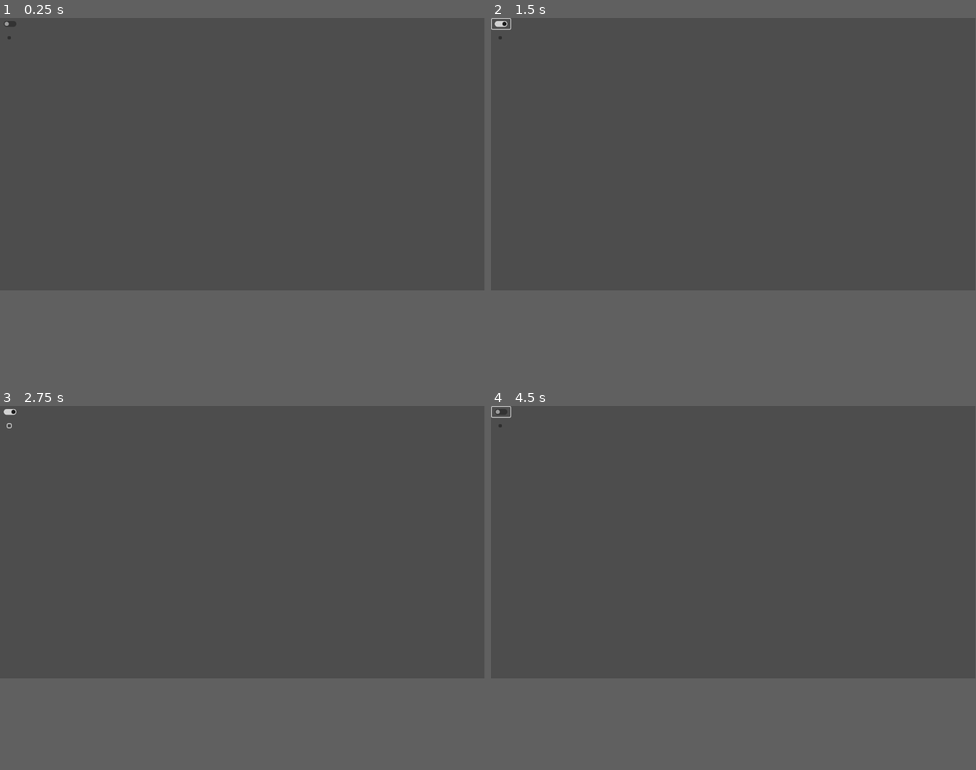
Above: before the commit, frames 1-4 (two rows, left to right).
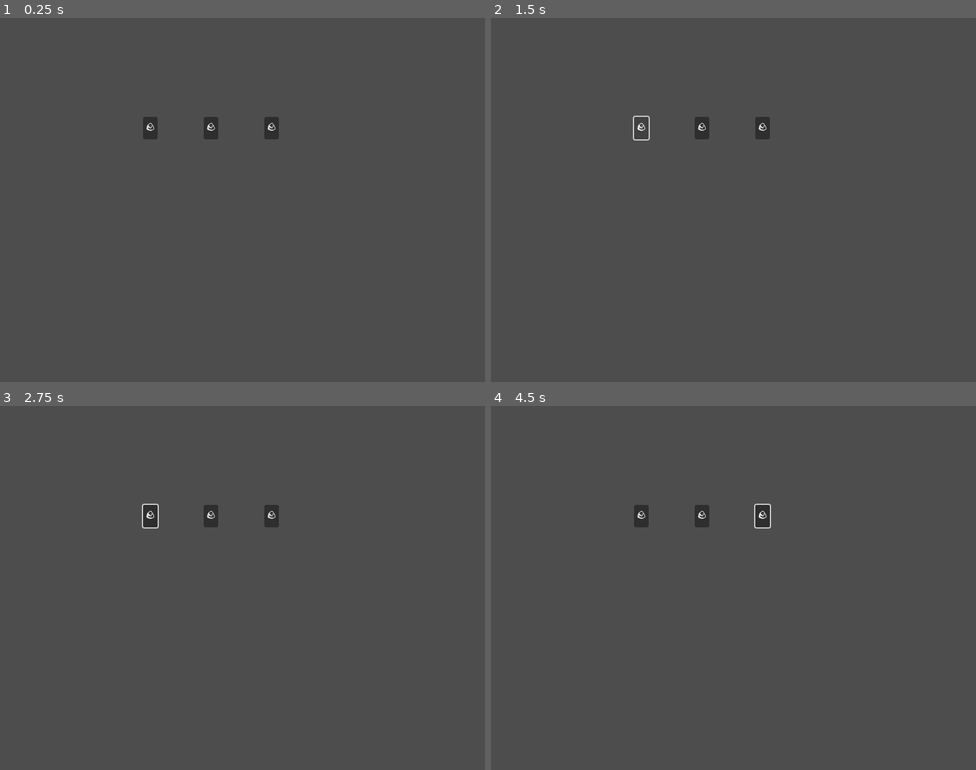
Above: after the commit, the same moments.

Repository: nightvision9944/dgj2025-grandmasters
Game: Godot game, scene res://main.tscn
Same seed, same stepped clock (60 frames per second), same inputs: the game is played once before the commit and once after it.
Inputs (mouse positions are in pixels of both pictures, inside the frame that each line leads up to):
- Up to frame 1 (0.25 s): no input
- Up to frame 2 (1.5 s): click (500, 25) at 0.52 s; click (641, 101) at 1.25 s, where only the run after the commit has a clickable "🪨"
- Up to frame 3 (2.75 s): click (9, 424) at 2.02 s
- Up to frame 4 (4.5 s): click (699, 489) at 2.75 s, where only the run after the commit has a clickable "🪨"; click (762, 489) at 3.5 s, where only the run after the commit has a clickable "🪨"; click (500, 413) at 4.27 s
In our replay, the window is 799x449 before the commit and 800x600 after it. These sizes can differ from the game's own. Grey fills any space a smaller window leaves; there, only what the larger window draws over its background counts as a difference.

The runs differ from the first frame. In frame 1, 0.6% of the frame differs, in the area x 1-58%, y 0-34%; in frame 2, 0.5%; in frame 3, 0.6%; in frame 4, 0.7%, in the area x 0-58%, y 0-34%.

Commit message:
layouts
doing some basic godot work

Diff:
--- a/game/main.tscn
+++ b/game/main.tscn
@@ -1,15 +1,26 @@
-[gd_scene format=3 uid="uid://bok2it05kyvfh"]
+[gd_scene load_steps=2 format=3 uid="uid://bok2it05kyvfh"]
+
+[ext_resource type="Script" path="res://scripts/rock.gd" id="1_7ochq"]
 
 [node name="main" type="Node2D"]
 
-[node name="CheckButton" type="CheckButton" parent="."]
-offset_left = 2.0
-offset_top = 2.0
-offset_right = 46.0
-offset_bottom = 26.0
+[node name="GridContainer" type="GridContainer" parent="."]
+offset_left = 236.0
+offset_top = 163.0
+offset_right = 430.0
+offset_bottom = 381.0
+size_flags_stretch_ratio = 2.3
+theme_override_constants/h_separation = 100
+columns = 3
 
-[node name="Button" type="Button" parent="."]
-offset_left = 18.0
-offset_top = 43.0
-offset_right = 26.0
-offset_bottom = 51.0
+[node name="Control" type="Control" parent="GridContainer"]
+layout_mode = 2
+script = ExtResource("1_7ochq")
+
+[node name="Control2" type="Control" parent="GridContainer"]
+layout_mode = 2
+script = ExtResource("1_7ochq")
+
+[node name="Control3" type="Control" parent="GridContainer"]
+layout_mode = 2
+script = ExtResource("1_7ochq")
--- a/game/project.godot
+++ b/game/project.godot
@@ -15,6 +15,11 @@
 config/features=PackedStringArray("4.2", "GL Compatibility")
 config/icon="res://icon.svg"
 
+[display]
+
+window/size/viewport_width=800
+window/size/viewport_height=600
+
 [rendering]
 
 renderer/rendering_method="gl_compatibility"
--- /dev/null
+++ b/game/scripts/button-press.gd
@@ -0,0 +1,17 @@
+extends Node
+
+
+# Called when the node enters the scene tree for the first time.
+func _ready():
+	var button = Button.new()
+	var sel = false
+	button.text = ""
+	button.pressed.connect(_button_pressed)
+	add_child(button)
+
+func _button_pressed():
+	var sel = true
+
+# Called every frame. 'delta' is the elapsed time since the previous frame.
+func _process(delta):
+	pass
--- /dev/null
+++ b/game/scripts/rock.gd
@@ -0,0 +1,17 @@
+extends Node
+
+
+# Called when the node enters the scene tree for the first time.
+func _ready():
+	var button = Button.new()
+	var sel = ''
+	button.text = "🪨"
+	button.pressed.connect(_button_pressed)
+	add_child(button)
+
+func _button_pressed():
+	var sel = 'rock'
+	print(sel)
+# Called every frame. 'delta' is the elapsed time since the previous frame.
+func _process(delta):
+	pass
